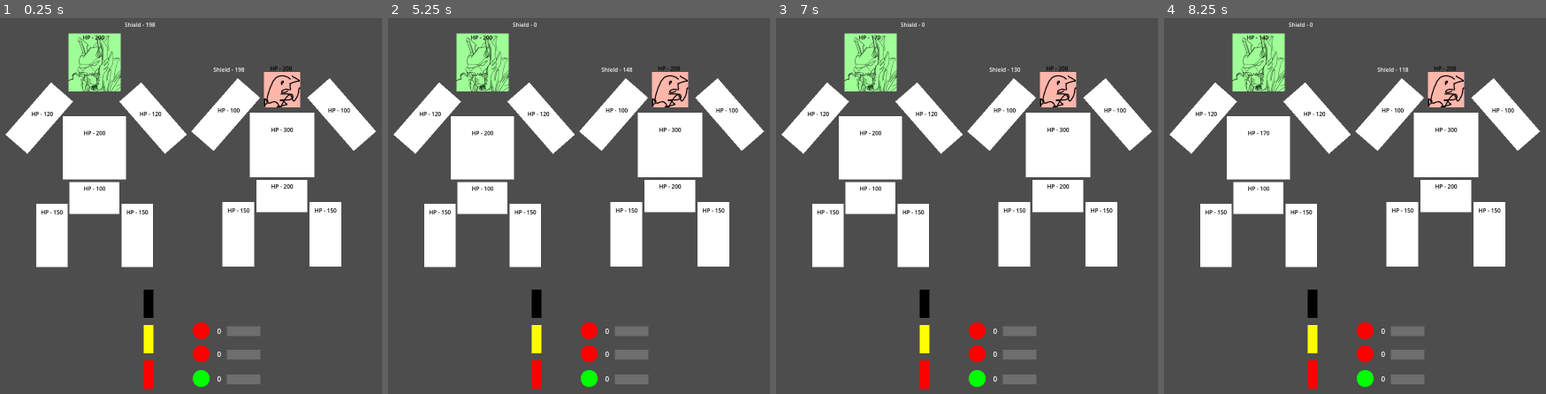
Above: before the commit, frames 1-4 (left to right).
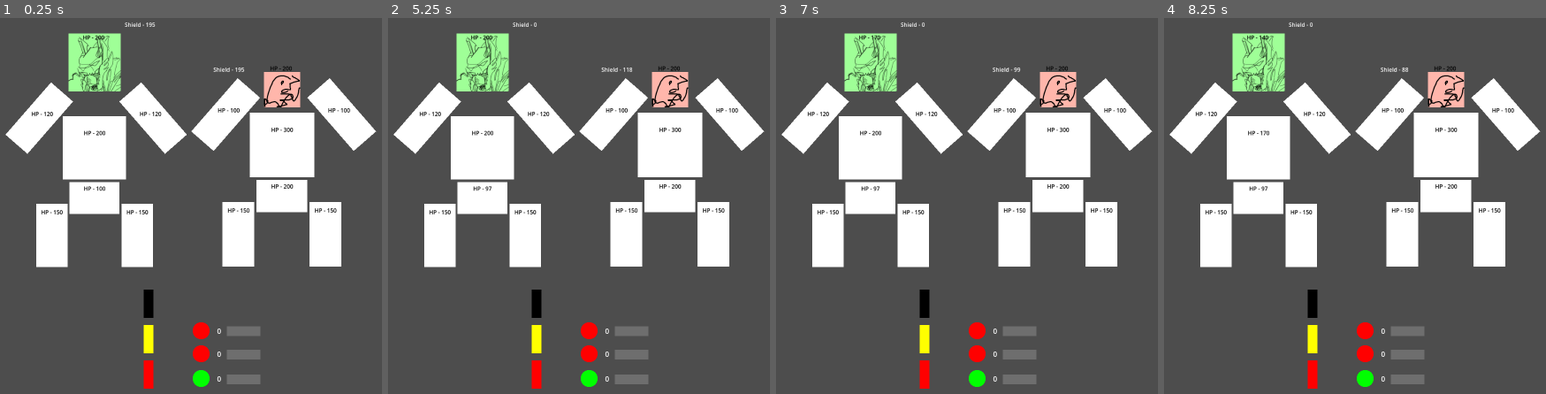
Above: after the commit, the same moments.

Repository: Wrygondryn/Megazord_BIGMODE2025
Game: Godot game, scene res://scenes/game.tscn
Two runs of this game, one before a commit and one after it. Both use one fixed random seed, a clock stepped at 60 frames per second and the inputs below.
Inputs (mouse positions are in pixels of both pictures, inside the frame that each line leads up to):
- Up to frame 1 (0.25 s): no input
- Up to frame 2 (5.25 s): tap Enter at 0.5 s; move the mouse to (727, 198) at 0.52 s; click (727, 198) at 0.6 s; move the mouse to (433, 236) at 1.27 s; click (433, 236) at 1.35 s; move the mouse to (643, 130) at 2.02 s; click (643, 130) at 2.1 s; tap Space at 2.75 s; move the mouse to (536, 296) at 2.77 s; click (536, 296) at 2.85 s; move the mouse to (outside the picture) at 3.52 s; click (outside the picture) at 3.6 s; move the mouse to (outside the picture) at 4.27 s; click (outside the picture) at 4.35 s; move the mouse to (609, 217) at 5.02 s; click (609, 217) at 5.1 s
- Up to frame 3 (7 s): tap Enter at 5.75 s; move the mouse to (856, 115) at 5.77 s; click (856, 115) at 5.85 s; tap Space at 6.5 s; move the mouse to (1115, 198) at 6.52 s; click (1115, 198) at 6.6 s
- Up to frame 4 (8.25 s): tap Enter at 7.25 s; move the mouse to (1209, 236) at 7.27 s; click (1209, 236) at 7.35 s; tap Space at 8 s; move the mouse to (1419, 130) at 8.02 s; click (1419, 130) at 8.1 s

The runs differ from the first frame. In frame 1, less than 0.1% of the frame differs, in the area x 39-64%, y 1-15%; in frame 2, less than 0.1%; in frame 3, 0.1%, in the area x 21-64%, y 13-47%; in frame 4, 0.1%.

Commit message:
Proportional Shield Decay
Shield now decays proportionally

Diff:
--- a/scenes/mechazord.tscn
+++ b/scenes/mechazord.tscn
@@ -111,6 +111,11 @@
 offset_top = -79.0
 offset_bottom = -56.0
 
+[node name="OneSecondTimer" type="Timer" parent="."]
+autostart = true
+
+[connection signal="timeout" from="OneSecondTimer" to="." method="_on_one_second_timer_timeout"]
+
 [editable path="BodyParts/Head"]
 [editable path="BodyParts/LeftArm"]
 [editable path="BodyParts/RightArm"]
--- a/scripts/helpers.gd
+++ b/scripts/helpers.gd
@@ -28,4 +28,4 @@
 
 const MAX_CHARGE_PER_SEC = 50
 const KAIJU_DEFAULT_CHARGE_PER_SEC = 25
-const DEFAULT_SHIELD_DRAIN_PER_SEC = 10
+const SHIELD_DRAIN_FRAC_PER_SEC = 0.1
--- a/scripts/kaiju.gd
+++ b/scripts/kaiju.gd
@@ -1,13 +1,13 @@
 extends Node2D
 
 @export var modules: Array[ModuleData]
+@export_range(0.0, 1000.0, 1.0, "or_greater", "hide_slider") var shield: float = 200.0
 
 @onready var battle: Node2D = %Battle
 @onready var body_parts: Node2D = $BodyParts
 @onready var shield_display_temp: Label = $ShieldDisplay_TEMP
 
 var hp: float = 500.0
-var shield: float = 200.0
 
 var charges: Array[float]
 
@@ -45,7 +45,7 @@
 func _process(delta: float) -> void:
 	assert(len(charges) == len(modules))
 
-	shield = max(shield - Helpers.DEFAULT_SHIELD_DRAIN_PER_SEC * delta, 0.0)
+	shield = max(shield * (1.0 - Helpers.SHIELD_DRAIN_FRAC_PER_SEC * delta), 0.0)
 
 	for i in range(len(charges)):
 		charges[i] += Helpers.KAIJU_DEFAULT_CHARGE_PER_SEC * delta
--- a/scripts/mechazord.gd
+++ b/scripts/mechazord.gd
@@ -1,10 +1,12 @@
 extends Node2D
+
+@export_range(0.0, 1000.0, 1.0, "or_greater", "hide_slider") var shield: float = 200.0
 
 @onready var body_parts: Node2D = $BodyParts
 @onready var shield_display_temp: Label = $ShieldDisplay_TEMP
+@onready var one_second_timer: Timer = $OneSecondTimer
 
 var hp: float = 500.0
-var shield: float = 200.0
 
 
 signal victory
@@ -50,6 +52,8 @@
 
 # Called every frame. 'delta' is the elapsed time since the previous frame.
 func _process(delta: float) -> void:
-	shield = max(shield - Helpers.DEFAULT_SHIELD_DRAIN_PER_SEC * delta, 0.0)
+	shield = max(shield * (1.0 - Helpers.SHIELD_DRAIN_FRAC_PER_SEC * delta), 0.0)
+	if shield < 1.0:
+		shield = 0.0
 
 	shield_display_temp.text = "Shield - %.0f" % shield
